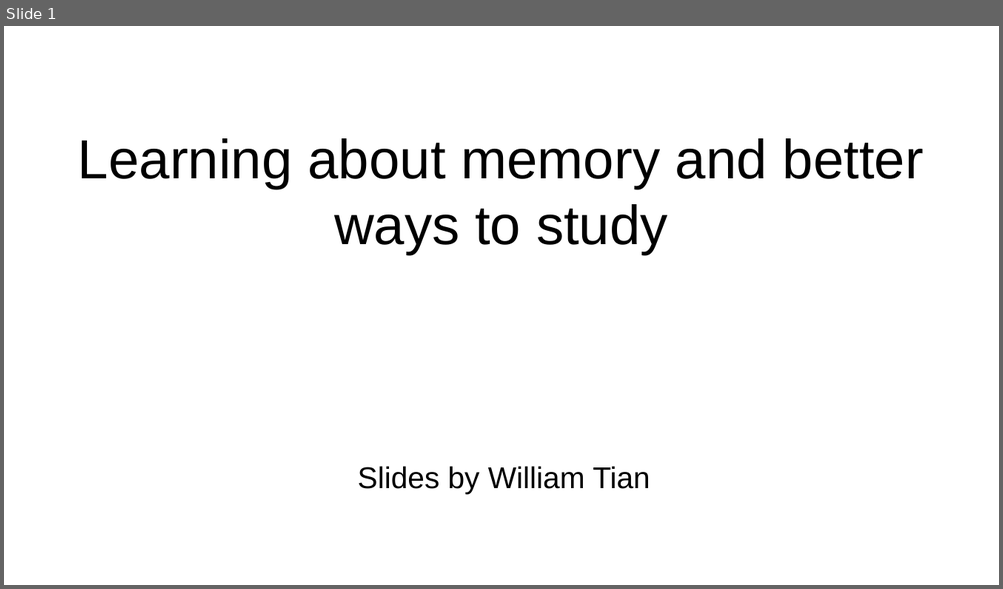
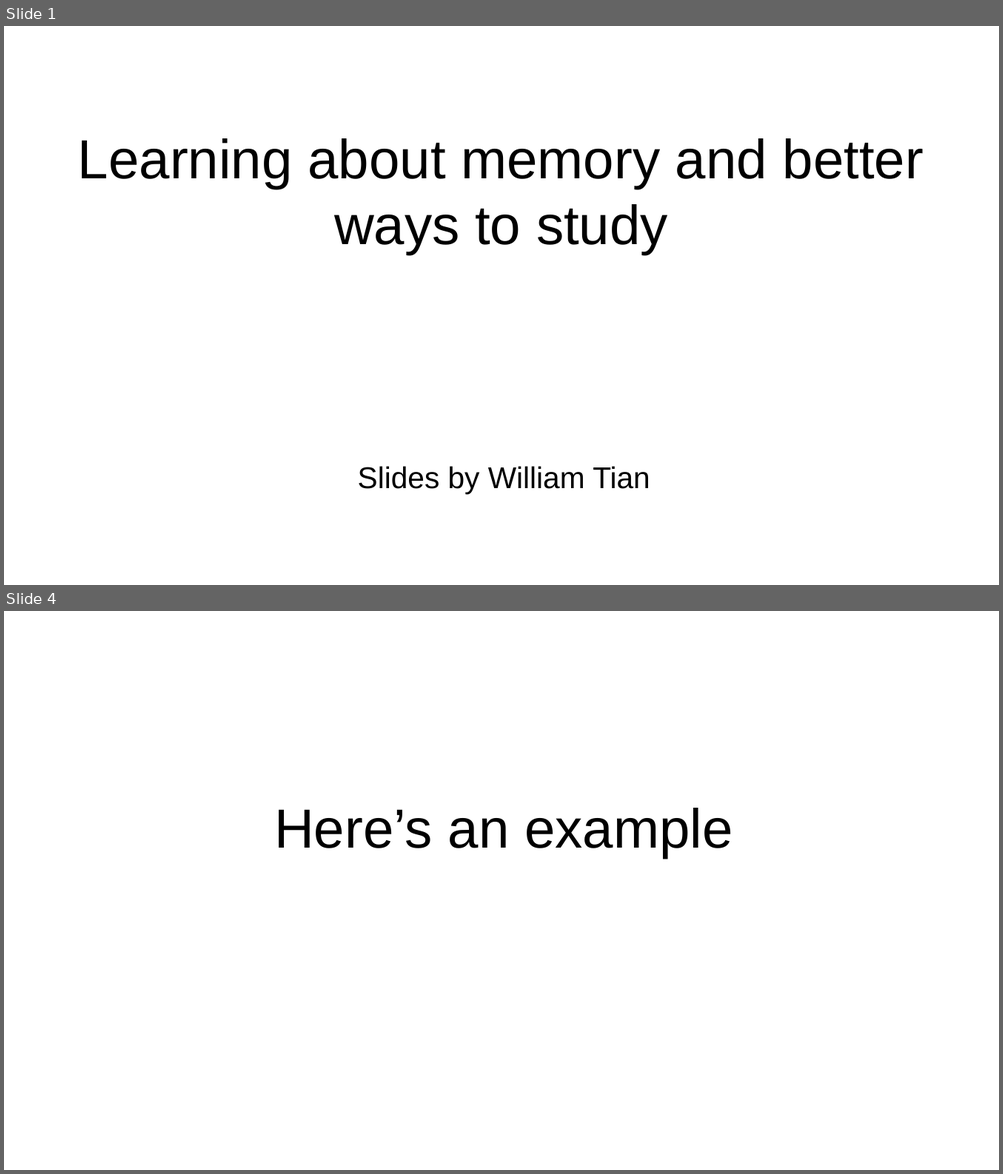
Before and after one commit to wwu-csci-497/csci-497-project-learning-about-memory, a slide deck: Midterm Critique.odp. Shown one above the other, each under a label of ours: slide 1 before the commit, slides 1 and 4 after it; the slides between them are not shown. The pictures are 1003x589 and 1003x1174 pixels, drawn with LibreOffice and Linux fonts; fonts in the diff are those of the drawing. Boxes give left, top, right and bottom in pixels: in the first picture for what was removed or moved away, otherwise in the second. Text is boxed around its words. In the diff, an @@ line names an element or a change of style, - is before the commit and + after.

```diff
--- a/Midterm Critique.odp
+++ b/Midterm Critique.odp
@@ slide 4 added at (4, 611, 999, 1170), background #FFFFFF @@
@@ title added at (274, 808, 733, 858), 44 pt, text #000000 @@
+Here’s an example
```
Also in this commit, not shown: 4 slides changed, 1 slide removed, 13 other files.
